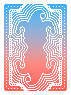
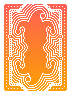
Layered file, before and after one edit (71 × 95). Changes by layer:
painted on "White Background" over [4, 4, 67, 91]
